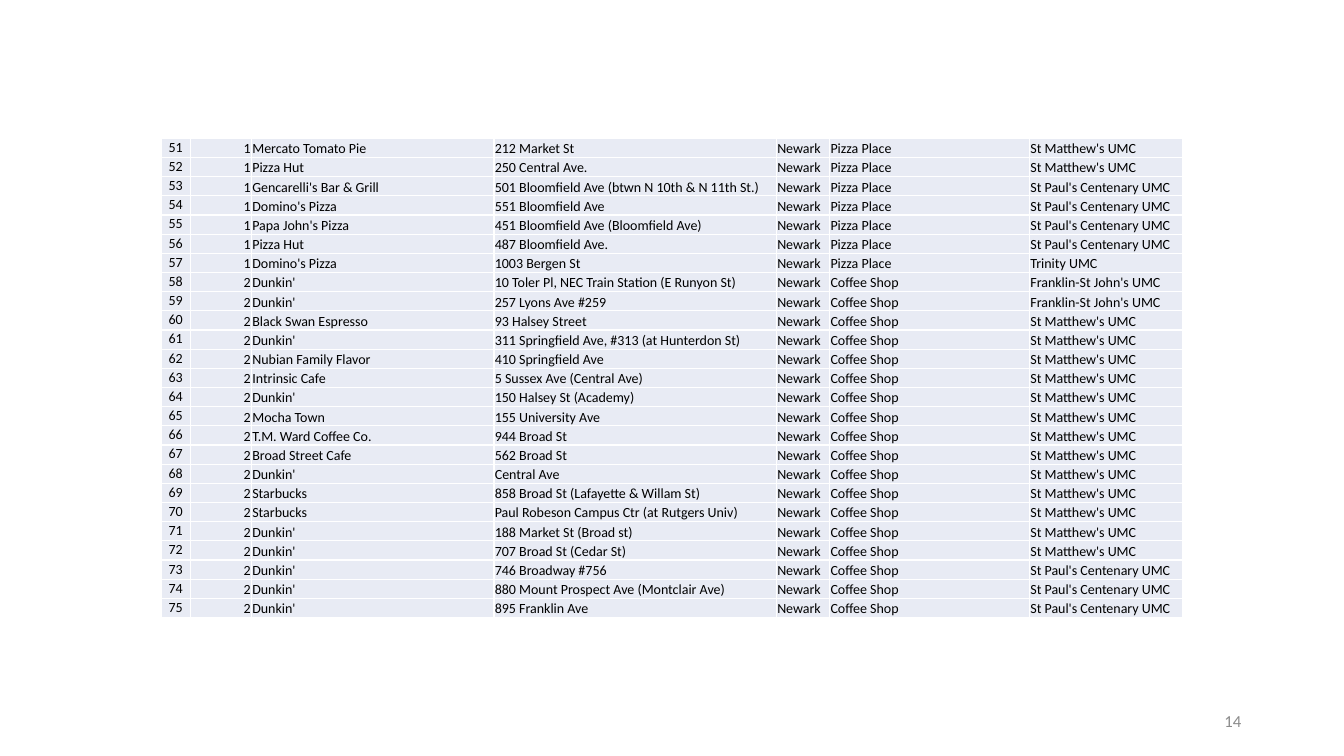
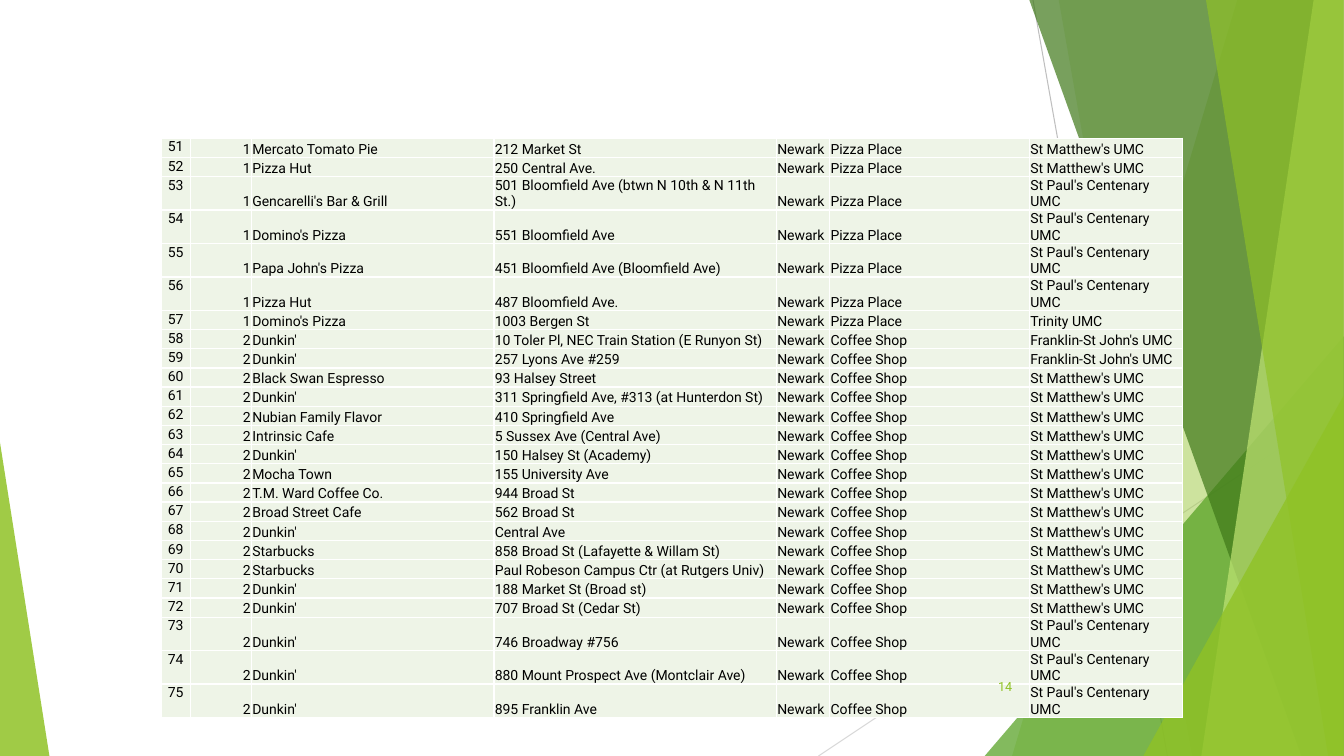
Before and after one commit to ussh0430/Applied-Data-Science-Capstone, a slide deck: slide 14 of Capstone Final Project Presentation.pptx. Drawn at 1344x756 pixels with LibreOffice and Linux fonts; fonts in the diff are those of the drawing. Boxes give left, top, right and bottom in pixels: in the first picture for what was removed or moved away, otherwise in the second. Text is boxed around its words. In the diff, an @@ line names an element or a change of style, - is before the commit and + after.

```diff
--- a/Capstone Final Project Presentation.pptx
+++ b/Capstone Final Project Presentation.pptx
@@ table at [161, 138, 1184, 725] @@
@@ fill #E9EBF5 to #EEF4E8 in 175 cells @@
@@ font Calibri to Roboto @@
@@ group added at [0, 0, 1344, 756]: 5 freeform shapes, 3 triangles, 2 lines @@
@@ page number: place and size @@
-page number at [1224, 716, 1241, 727]
+page number at [998, 682, 1012, 691]
@@ page number at [998, 682, 1012, 691]: size 12 to 9 pt, font Calibri to Roboto, text colour #8C8C8C to #90C226 @@
```
Also in this commit, not shown: 15 other slides changed, 1 other file.
